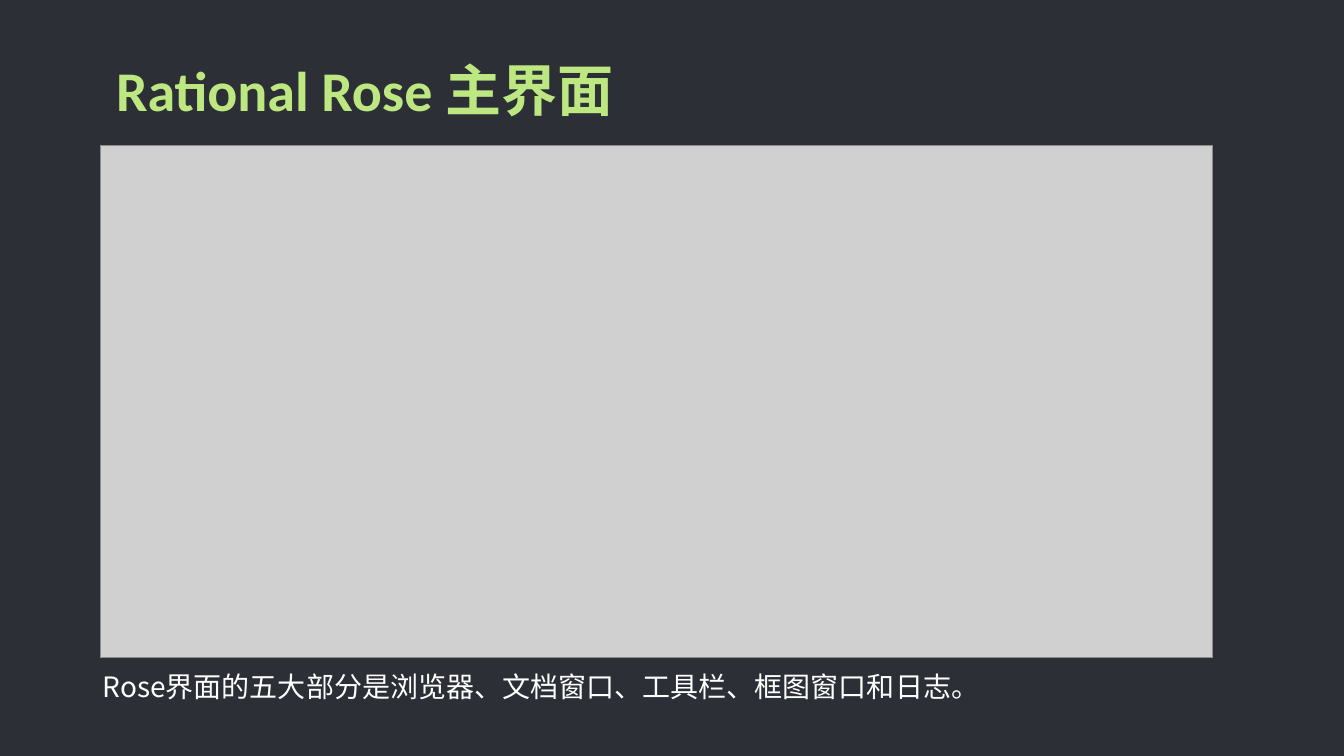
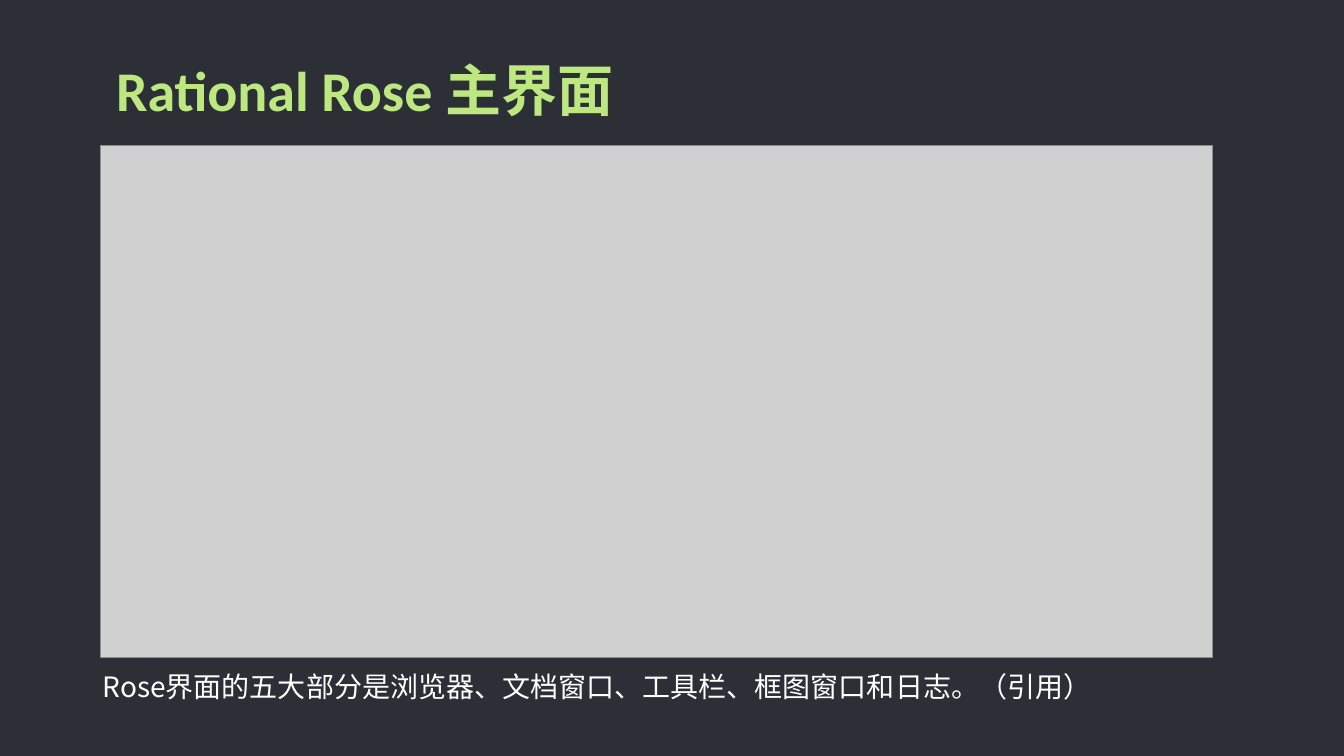
Before and after one commit to PRD-G17/PRD-G17-teamwork, a slide deck: slide 12 of 5UML答辩/Rational Rose 使用教程.pptx. Drawn at 1344x756 pixels with LibreOffice and Linux fonts; fonts in the diff are those of the drawing; grey boxes stand for pictures. Boxes give left, top, right and bottom in pixels: in the first picture for what was removed or moved away, otherwise in the second. Text is boxed around its words. In the diff, an @@ line names an element or a change of style, - is before the commit and + after.

Commit message:
添加引用

```diff
--- a/5UML答辩/Rational Rose 使用教程.pptx
+++ b/5UML答辩/Rational Rose 使用教程.pptx
@@ text at (103, 673, 1092, 700): text changed @@
-Rose界面的五大部分是浏览器、文档窗口、工具栏、框图窗口和日志。
+Rose界面的五大部分是浏览器、文档窗口、工具栏、框图窗口和日志。（引用）
```
Also in this commit, not shown: 2 other slides changed.
